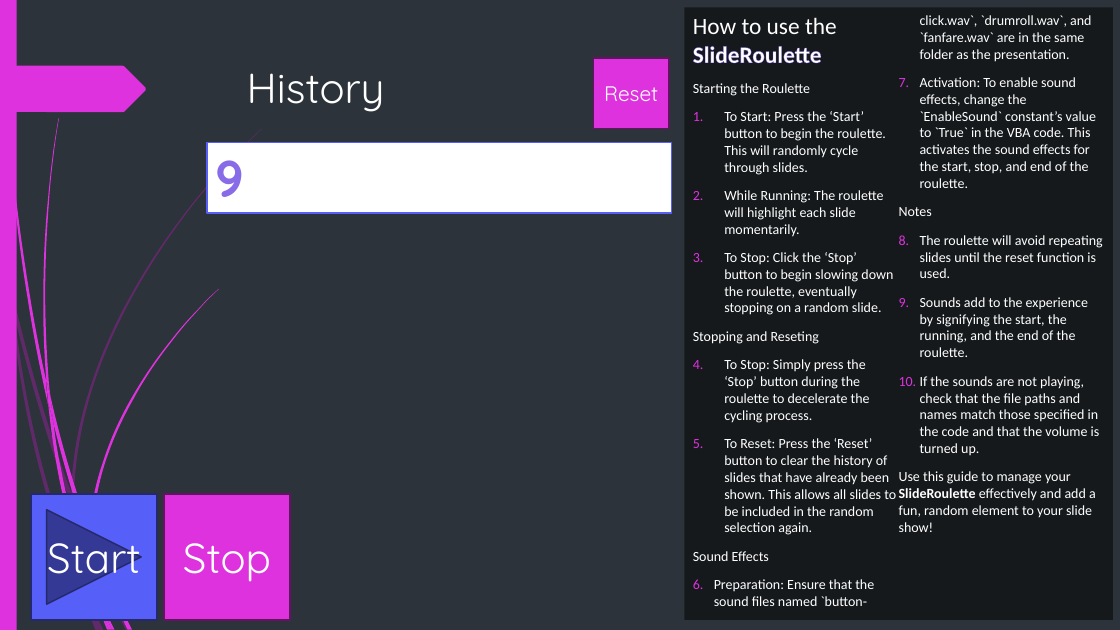
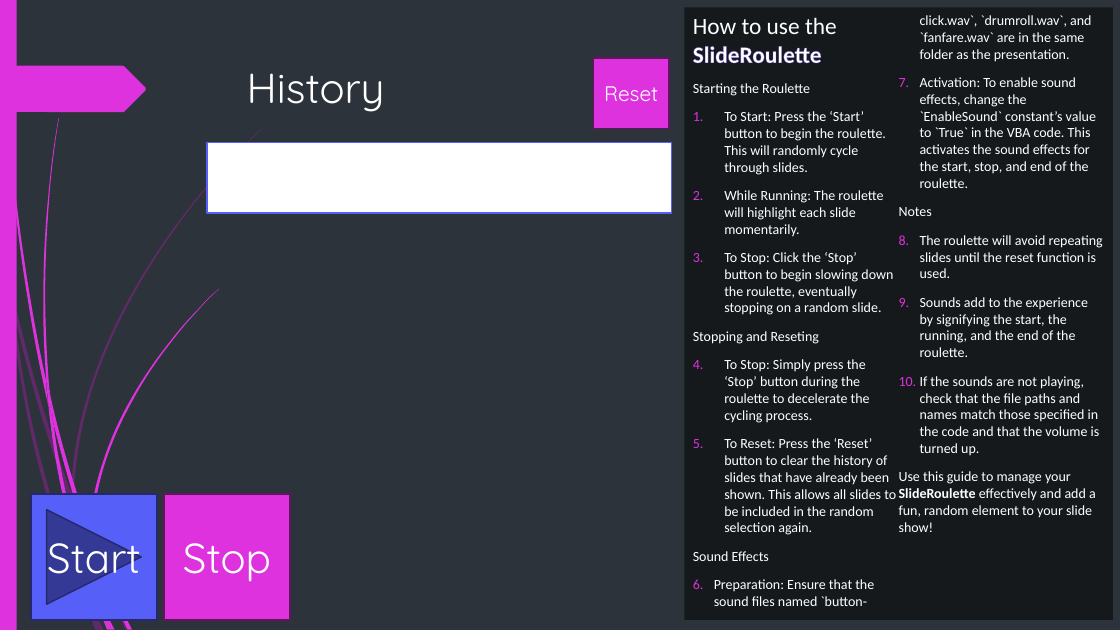
Before and after one commit to rcsv/SlideRoulette, a slide deck: slide 2 of Slide Roulette.pptm. Drawn at 1120x630 pixels with LibreOffice and Linux fonts; fonts in the diff are those of the drawing; background and template pictures are left out. Boxes give left, top, right and bottom in pixels: in the first picture for what was removed or moved away, otherwise in the second. Text is boxed around its words. In the diff, an @@ line names an element or a change of style, - is before the commit and + after.

```diff
--- a/Slide Roulette.pptm
+++ b/Slide Roulette.pptm
@@ text in rectangle at (215,160,243,197): text removed @@
-9
```
Also in this commit, not shown: 1 other slide changed.
